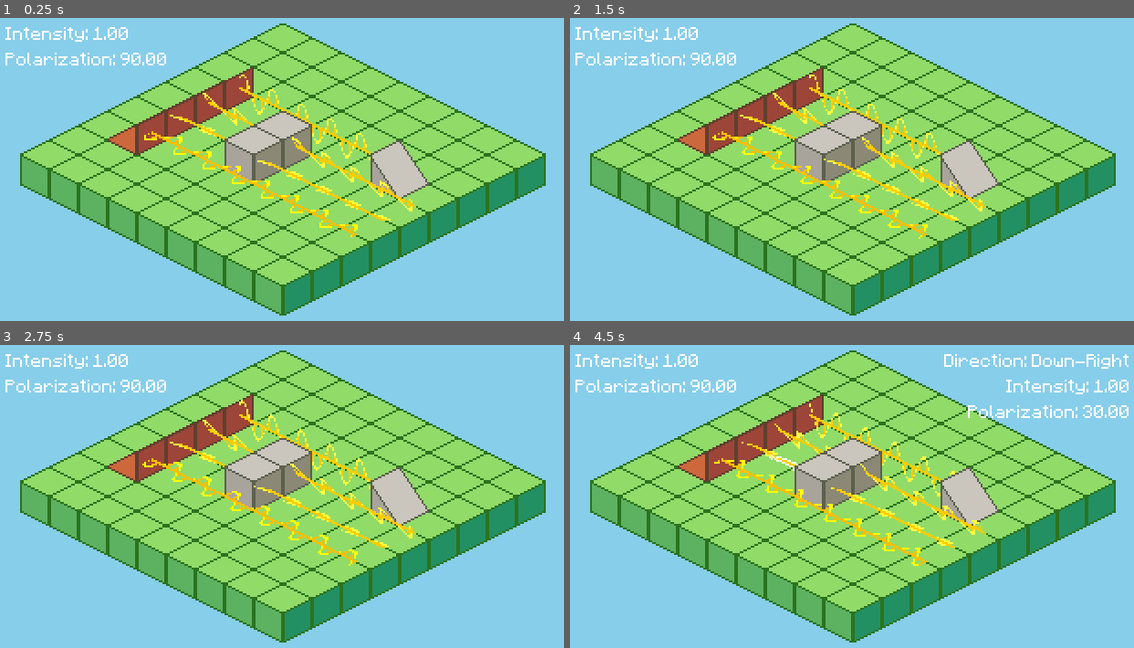
Above: before the commit, frames 1-4 (two rows, left to right).
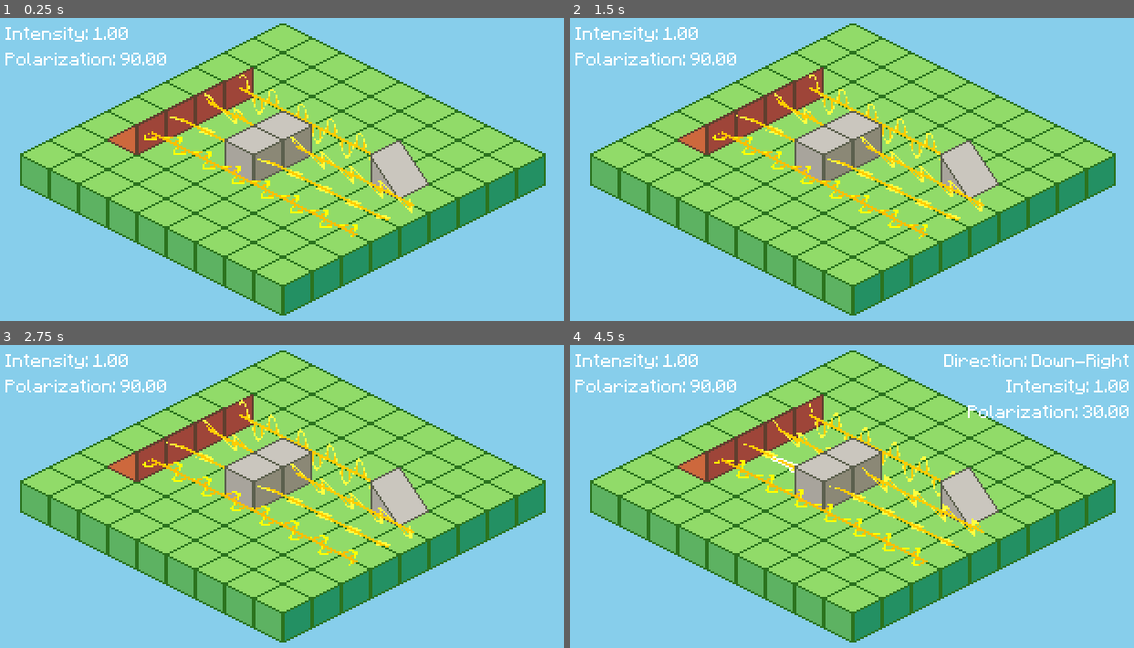
Above: after the commit, the same moments.

Repository: joshmoritty/polarization-puzzle
Game: Godot game, scene res://scenes/game.tscn
The game is run twice, just before and just after one commit, with the same random seed, the same clock (stepped at 60 frames per second) and the same inputs.
Inputs (mouse positions are in pixels of both pictures, inside the frame that each line leads up to):
- Up to frame 1 (0.25 s): no input
- Up to frame 2 (1.5 s): move the mouse to (981, 157) at 0.52 s; click (981, 157) at 0.67 s; drag from (733, 190) to (767, 96) at 1.27 s
- Up to frame 3 (2.75 s): move the mouse to (344, 426) at 2.02 s; click (344, 426) at 2.17 s
- Up to frame 4 (4.5 s): drag from (823, 566) to (823, 481) at 2.77 s; move the mouse to (1026, 548) at 3.52 s; click (1026, 548) at 3.67 s; drag from (677, 451) to (970, 496) at 4.27 s

The runs differ from the first frame. In frame 1, 0.7% of the frame differs, in the area x 30-74%, y 24-67%; in frame 2, 0.7%; in frame 3, 0.7%; in frame 4, 0.7%.

Commit message:
feat: make beam building graph-based

Diff:
--- a/scripts/beam.gd
+++ b/scripts/beam.gd
@@ -1,26 +1,58 @@
 class_name Beam
 
+var controller: Controller
 var data: LightData
 var from: Vector2i
-var length: int
+var length: int = 0
 var mesh_coord: Vector2i
 var mesh: MeshInstance3D
+var end_obj: LightObject = null
 
 func _init(
 	p_data: LightData,
 	p_from: Vector2i,
-	p_length: int,
-	p_mesh_coord: Vector2i,
-	view: SubViewport,
-	tilemap: TileMapLayer
+	p_controller: Controller
 ):
 	data = p_data
 	from = p_from
-	length = p_length
-	mesh_coord = p_mesh_coord
+	controller = p_controller
+	print(controller)
 
-	mesh = view.find_child("%d %d" % [mesh_coord.x, mesh_coord.y])
+	build()
 
+	mesh_coord = controller.get_next_mesh_coord()
+	mesh = controller.view.find_child("%d %d" % [mesh_coord.x, mesh_coord.y])
+
+	update_sprite()
+
+	var dir_vec = Controller.dir_to_vec(data.dir)
+
+	var tex = AtlasTexture.new()
+	var atlas = controller.view.get_texture()
+	tex.atlas = atlas
+	tex.region = Rect2(mesh_coord.y * 32, mesh_coord.x * 32, 32, 32)
+
+	for i in range(length):
+		var section = BeamSection.new(self, controller.tilemap.map_to_local(from + dir_vec * i), tex)
+		controller.tilemap.add_child(section)
+
+func build():
+	var dir_vec = Controller.dir_to_vec(data.dir)
+
+	while true:
+		var check_pos = from + dir_vec * length
+		if (controller.objs.has(check_pos)
+			or controller.ground.get_cell_source_id(check_pos + Vector2i(1, 1)) == -1):
+			break
+		length += 1
+
+	var end = from + dir_vec * length
+	if controller.objs.has(end):
+		end_obj = controller.objs[end]
+		end_obj.beams_in.push_back(self)
+		end_obj.build_beams()
+
+func update_sprite():
 	var dir = data.dir
 	if dir == LightData.Dir.UP_RIGHT:
 		mesh.rotation_degrees.y = 270
@@ -39,13 +71,9 @@
 	mesh.set_instance_shader_parameter("connector_color", axis_color)
 	mesh.set_instance_shader_parameter("axis_color", axis_color)
 	mesh.set_instance_shader_parameter("amplitude", data.intensity * 0.4)
-	var dir_vec = Controller.dir_to_vec(dir)
 
-	var tex = AtlasTexture.new()
-	var atlas = view.get_texture()
-	tex.atlas = atlas
-	tex.region = Rect2(mesh_coord.y * 32, mesh_coord.x * 32, 32, 32)
-
-	for i in range(length):
-		var section = BeamSection.new(self, tilemap.map_to_local(from + dir_vec * i), tex)
-		tilemap.add_child(section)
+func update(p_data: LightData):
+	data = p_data
+	update_sprite()
+	if end_obj:
+		end_obj.build_beams()
--- a/scripts/controller.gd
+++ b/scripts/controller.gd
@@ -2,7 +2,7 @@
 extends Node2D
 
 var objs: Dictionary[Vector2i, LightObject] = {}
-var beams: Array[Beam] = []
+var beam_n = 0
 @onready var ground = %"GroundTiles" as TileMapLayer
 @onready var tilemap: TileMapLayer = %"ObjectTiles"
 @onready var view: SubViewport = %"SubViewport"
@@ -18,7 +18,7 @@
 	for pos in objs:
 		var obj = objs[pos]
 		if obj is Source:
-			construct_beam(pos, obj.process_light(null))
+			obj.build_beams()
 
 func _unhandled_input(event: InputEvent) -> void:
 	# When dialog open, suppress hover readout and allow outside-click close
@@ -94,28 +94,12 @@
 	if _active_filter:
 		_active_filter.polar = int(value)
 		fd_value.text = str(int(value))
-		_rebuild_beams()
+		_active_filter.build_beams()
 
 func _close_filter_dialog() -> void:
 	if filter_dialog:
 		filter_dialog.visible = false
 	_active_filter = null
-
-func _clear_beams() -> void:
-	for b in beams:
-		# Remove BeamSection sprites under tilemap
-		for child in tilemap.get_children():
-			if child is BeamSection:
-				child.queue_free()
-	beams.clear()
-
-func _rebuild_beams() -> void:
-	_clear_beams()
-	# Rebuild from all sources
-	for pos in objs:
-		var obj = objs[pos]
-		if obj is Source:
-			construct_beam(pos, obj.process_light(null))
 
 func _max_y_hit(hits: Array[Dictionary]):
 	var max_y = - INF
@@ -129,30 +113,10 @@
 			max_obj = parent
 	return max_obj
 
-func construct_beam(pos: Vector2i, data: LightData):
-	var dir_vec = dir_to_vec(data.dir)
-	var from = pos + dir_vec
-	var length = 0
-
-	while true:
-		var check_pos = from + dir_vec * length
-		if (objs.has(check_pos)
-			or ground.get_cell_source_id(check_pos + Vector2i(1, 1)) == -1):
-			break
-		length += 1
-
-	if length > 0:
-		var beam_n = beams.size()
-		var mesh_coord = Vector2i(beam_n / 5, beam_n % 5)
-		var beam = Beam.new(data, from, length, mesh_coord, view, tilemap)
-		beams.append(beam)
-
-	var end = from + dir_vec * length
-	if objs.has(end):
-		var end_obj = objs[end]
-		var out_light = end_obj.process_light(data)
-		if out_light != null:
-			construct_beam(end, out_light)
+func get_next_mesh_coord():
+	var mesh_coord = Vector2i(beam_n / 5, beam_n % 5)
+	beam_n += 1
+	return mesh_coord
 
 static func dir_to_vec(dir: LightData.Dir):
 	if dir == LightData.Dir.UP_RIGHT:
@@ -166,6 +130,9 @@
 	return Vector2i(0, 0)
 
 func register_obj(obj: Node2D):
-	var tm = %"ObjectTiles" as TileMapLayer
-	var tilepos = tm.local_to_map(obj.position)
+	if not tilemap:
+		tilemap = %"ObjectTiles"
+
+	var tilepos = tilemap.local_to_map(obj.position)
 	objs.set(tilepos, obj)
+	return tilepos
--- a/scripts/filter.gd
+++ b/scripts/filter.gd
@@ -4,15 +4,19 @@
 @export var dir: LightData.Dir
 @export var polar: int
 
-func _ready():
-	super._ready()
-	var builder = owner as Controller
-	builder.register_obj(self)
+func _process_light():
+	var light_out: LightData = null
 
-func process_light(light_in: LightData):
-	if light_in.dir != dir:
-		return null
+	for beam in beams_in:
+		var data = beam.data
+		if data.dir != dir:
+			return null
 
-	var theta = deg_to_rad(light_in.polar - polar) # relative angle between light and polarizer
-	var intensity = light_in.intensity * pow(cos(theta), 2)
-	return LightData.new(dir, intensity, polar)
+		var theta = deg_to_rad(data.polar - polar)
+		var intensity = data.intensity * pow(cos(theta), 2)
+		if not light_out:
+			light_out = LightData.new(dir, intensity, polar)
+		else:
+			light_out.intensity += intensity
+
+	return [light_out]
--- a/scripts/light_data.gd
+++ b/scripts/light_data.gd
@@ -30,3 +30,6 @@
 	lines.append("Intensity: %.2f" % intensity)
 	lines.append("Polarization: %.2f" % float(polar))
 	return "\n".join(lines)
+
+func equals(data: LightData):
+	return dir == data.dir and intensity == data.intensity and polar == data.polar
--- a/scripts/light_object.gd
+++ b/scripts/light_object.gd
@@ -1,17 +1,68 @@
 class_name LightObject
 extends Sprite2D
-
-func process_light(_light_in: LightData):
-	pass
 
 # Common hover collider for all light objects
 const HOVER_LAYER_BIT := 4 # Objects on layer bit 5
 const HOVER_LAYER := 1 << HOVER_LAYER_BIT
 
+var pos: Vector2i
 var hover_area: Area2D
 var hover_shape: CollisionShape2D
+var beams_in: Array[Beam] = []
+var beams_out: Array[Beam] = []
+
+func _process_light() -> Array[LightData]:
+	push_error("Not implemented")
+	return []
+
+func build_beams():
+	var light_out = _process_light()
+
+	if beams_out.size() == 0:
+		for data in light_out:
+			_build_beam(data)
+		return
+
+	light_out.sort_custom(_compare_light)
+	beams_out.sort_custom(func(a, b): _compare_light(a.data, b.data))
+
+	var used_beams = []
+	for i in range(beams_out.size()):
+		used_beams.push_back(false)
+
+	var curr_beam_i = 0
+	# Reuse same dir beams, if not existing, build new beams
+	for data in light_out:
+		if curr_beam_i >= beams_out.size() or data.dir < beams_out[curr_beam_i].data.dir:
+			_build_beam(data)
+		elif data.equals(beams_out[curr_beam_i].data):
+			used_beams[curr_beam_i] = true
+			curr_beam_i += 1
+		elif data.dir == beams_out[curr_beam_i].data.dir:
+			beams_out[curr_beam_i].update(data)
+			used_beams[curr_beam_i] = true
+			curr_beam_i += 1
+		else:
+			while data.dir > beams_out[curr_beam_i].data.dir:
+				curr_beam_i += 1
+
+	# Remove unused beams
+	for i in range(used_beams.size() - 1, -1, -1):
+		if not used_beams[i]:
+			beams_out.remove_at(i)
+
+func _build_beam(data: LightData):
+	var beam = Beam.new(data, pos + Controller.dir_to_vec(data.dir), owner)
+	beams_out.push_back(beam)
+
+func _compare_light(a: LightData, b: LightData):
+	return (a.dir < b.dir or
+		(a.dir == b.dir and (a.intensity < b.intensity or
+		(a.intensity == b.intensity and a.polar < b.polar))))
 
 func _ready() -> void:
+	pos = (owner as Controller).register_obj(self)
+
 	# Create an Area2D that matches the sprite bounds for physics picking
 	if texture:
 		hover_area = Area2D.new()
--- a/scripts/sensor.gd
+++ b/scripts/sensor.gd
@@ -4,15 +4,16 @@
 @export var dir: LightData.Dir
 @onready var label: Label = %"SensorReadout"
 
-func _ready():
-	super._ready()
-	var builder = owner as Controller
-	builder.register_obj(self)
+func _process_light():
+	if beams_in.size() == 0:
+		return []
 
-func process_light(light_in: LightData):
-	if light_in.dir != dir:
-		return null
+	var data = beams_in[0].data
+	if data.dir != dir:
+		return []
+
 	var text_lines: Array[String] = []
-	text_lines.append("Intensity: %.2f" % light_in.intensity)
-	text_lines.append("Polarization: %.2f" % light_in.polar)
+	text_lines.append("Intensity: %.2f" % data.intensity)
+	text_lines.append("Polarization: %.2f" % data.polar)
 	label.text = "\n".join(text_lines)
+	return []
--- a/scripts/source.gd
+++ b/scripts/source.gd
@@ -5,10 +5,5 @@
 @export var intensity: int
 @export var polar: int
 
-func _ready():
-	super._ready()
-	var builder = owner as Controller
-	builder.register_obj(self)
-
-func process_light(_light_in: LightData):
-	return LightData.new(dir, intensity, polar)
+func _process_light():
+	return [LightData.new(dir, intensity, polar)]
